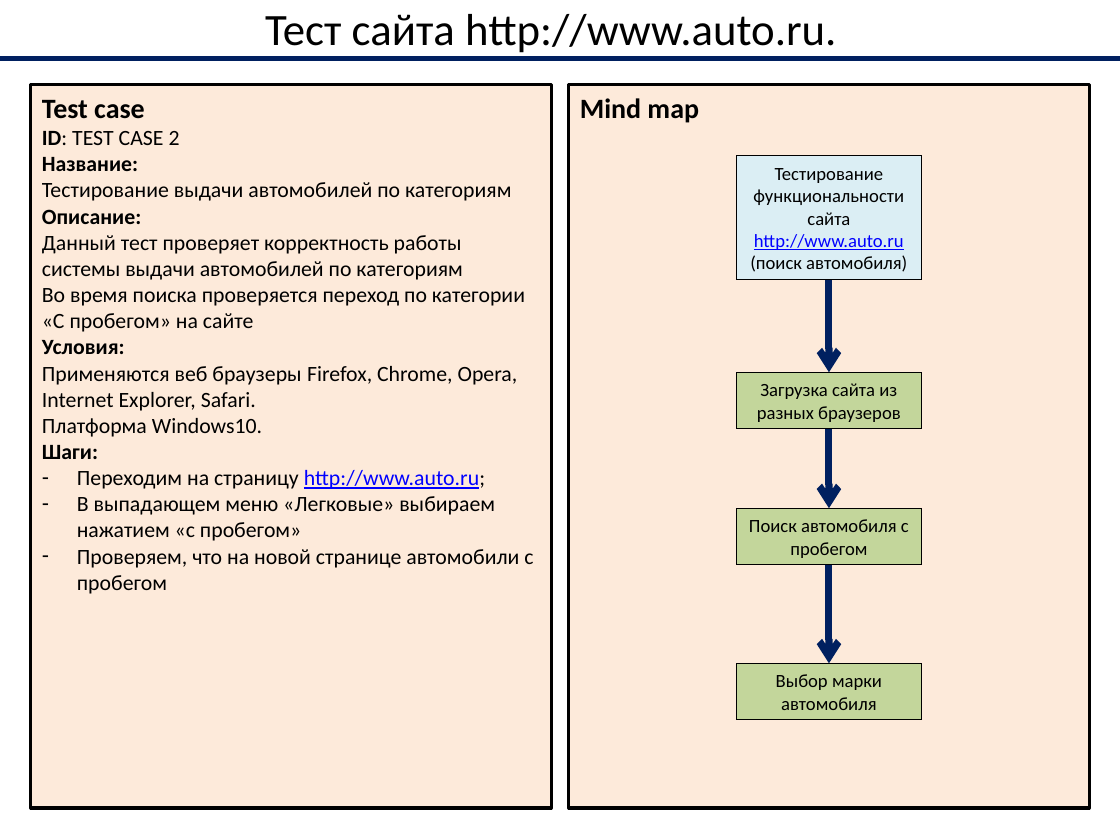
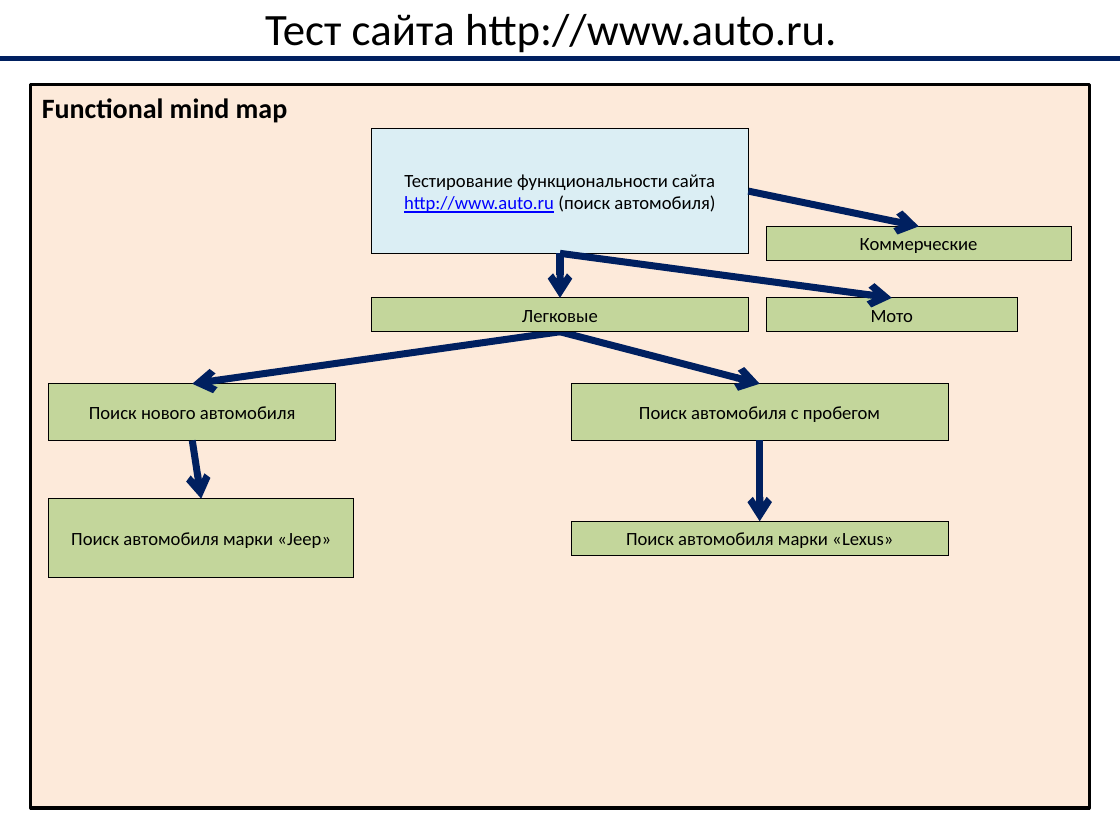
Before and after one commit to AndyFuriousCoder/MindMap, a slide deck: slide 1 of Тест сайта www_auto_ru.pptx (slide 2 before the commit). Drawn at 1120x840 pixels with LibreOffice and Linux fonts; fonts in the diff are those of the drawing. Boxes give left, top, right and bottom in pixels: in the first picture for what was removed or moved away, otherwise in the second. Text is boxed around its words. In the diff, an @@ line names an element or a change of style, - is before the commit and + after.

```diff
--- a/Тест сайта www_auto_ru.pptx
+++ b/Тест сайта www_auto_ru.pptx
@@ rectangle "Functional mind map": place and size @@
-rectangle "Functional mind map" at (569, 85, 1090, 809)
+rectangle "Functional mind map" at (31, 85, 1090, 809)
@@ rectangle removed at (31, 85, 552, 809) @@
-Test case
-ID: TEST CASE 2
-Название:
-Тестирование выдачи автомобилей по категориям
-Описание:
-Данный тест проверяет корректность работы системы выдачи автомобилей по категориям
-Во время поиска проверяется переход по категории «С пробегом» на сайте
-Условия:
-Применяются веб браузеры Firefox, Chrome, Opera, Internet Explorer, Safari.
-Платформа Windows10.
-Шаги:
-– Переходим на страницу http://www.auto.ru;
-– В выпадающем меню «Легковые» выбираем нажатием «с пробегом»
-– Проверяем, что на новой странице автомобили с пробегом
@@ text in rectangle at (42, 98, 288, 123): text changed @@
-Mind map
+Functional mind map
@@ rectangle "Тестирование функциональности сайта http://www.auto.ru (поис ...": place and size @@
-rectangle "Тестирование функциональности сайта http://www.auto.ru (поис ..." at (736, 156, 921, 280)
+rectangle "Тестирование функциональности сайта http://www.auto.ru (поис ..." at (372, 129, 748, 253)
@@ group added at (49, 192, 1071, 578): 6 rectangles, 5 arrows @@
+Поиск автомобиля марки «Lexus»
+Поиск нового автомобиля
+Поиск автомобиля марки «Jeep»
+Легковые
+Мото
+Коммерческие
@@ arrow moved from (829, 280) - (829, 372) to (560, 332) - (759, 384) @@
@@ rectangle "Поиск автомобиля с пробегом": place and size @@
-rectangle "Поиск автомобиля с пробегом" at (736, 508, 921, 564)
+rectangle "Поиск автомобиля с пробегом" at (571, 384, 948, 440)
@@ rectangle removed at (736, 372, 921, 428) @@
-Загрузка сайта из разных браузеров
@@ arrow moved from (829, 429) - (829, 508) to (759, 440) - (759, 521) @@
@@ arrow removed from (829, 564) to (829, 663) @@
@@ rectangle removed at (736, 663, 921, 719) @@
-Выбор марки автомобиля
```
Also in this commit, not shown: 1 slide removed, 56 other files.
